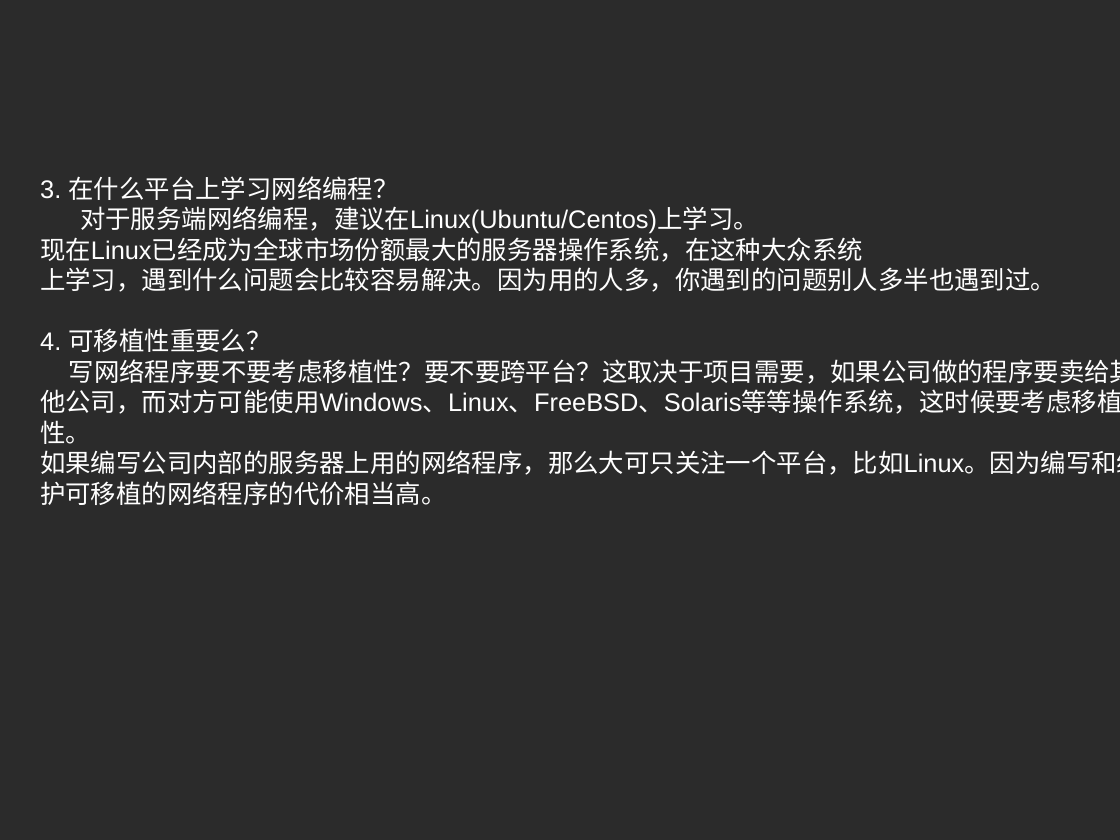
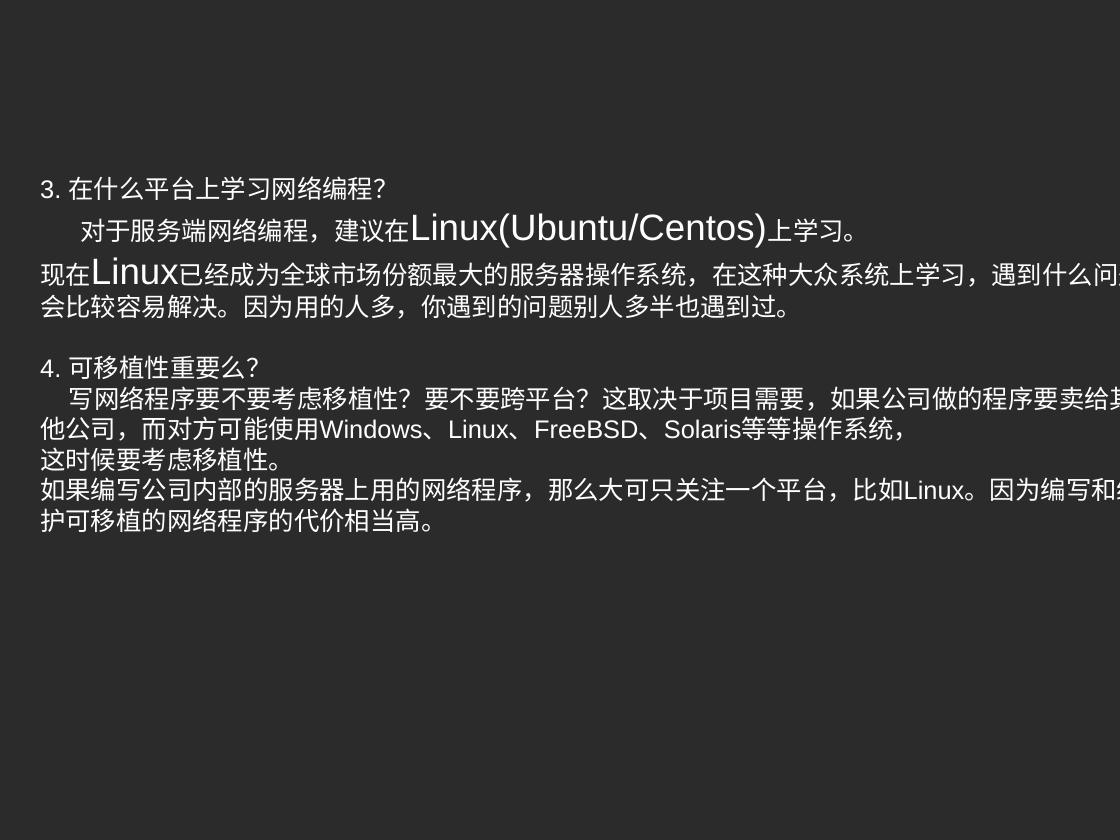
Before and after one commit to zhouhuamin/testmastergit-2018-07, a slide deck: slide 4 of c-network-programming-pptx.pptx. Drawn at 1120x840 pixels with LibreOffice and Linux fonts; fonts in the diff are those of the drawing; background and template pictures are left out; a plain dark background stands for a picture behind light text. Boxes give left, top, right and bottom in pixels: in the first picture for what was removed or moved away, otherwise in the second. Text is boxed around its words. In the diff, an @@ line names an element or a change of style, - is before the commit and + after.

```diff
--- a/c-network-programming-pptx.pptx
+++ b/c-network-programming-pptx.pptx
@@ text at [80, 213, 870, 247]: size 18 to 26 pt in "对于服务端网络编程，建议在Linux(Ubuntu/Centos)上学习。" @@
@@ text at [40, 262, 1120, 319]: text changed @@
-现在Linux已经成为全球市场份额最大的服务器操作系统，在这种大众系统
-上学习，遇到什么问题会比较容易解决。因为用的人多，你遇到的问题别人多半也遇到过。
+现在Linux已经成为全球市场份额最大的服务器操作系统，在这种大众系统上学习，遇到什么问题会比较容易解决。因为用的人多，你遇到的问题别人多半也遇到过。
@@ text at [40, 386, 1120, 471]: text changed @@
-写网络程序要不要考虑移植性？要不要跨平台？这取决于项目需要，如果公司做的程序要卖给其他公司，而对方可能使用Windows、Linux、FreeBSD、Solaris等等操作系统，这时候要考虑移植性。
+写网络程序要不要考虑移植性？要不要跨平台？这取决于项目需要，如果公司做的程序要卖给其他公司，而对方可能使用Windows、Linux、FreeBSD、Solaris等等操作系统，
+这时候要考虑移植性。
```
Also in this commit, not shown: 2 other slides changed, 4 slides added, 2 slides removed.
